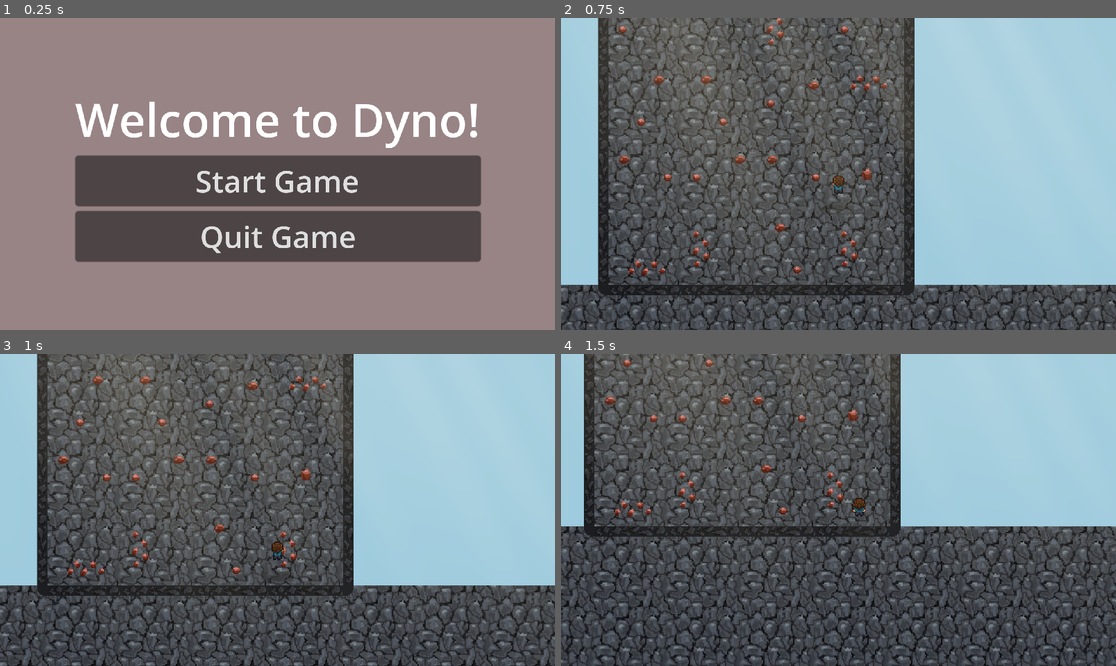
Above: before the commit, frames 1-4 (two rows, left to right).
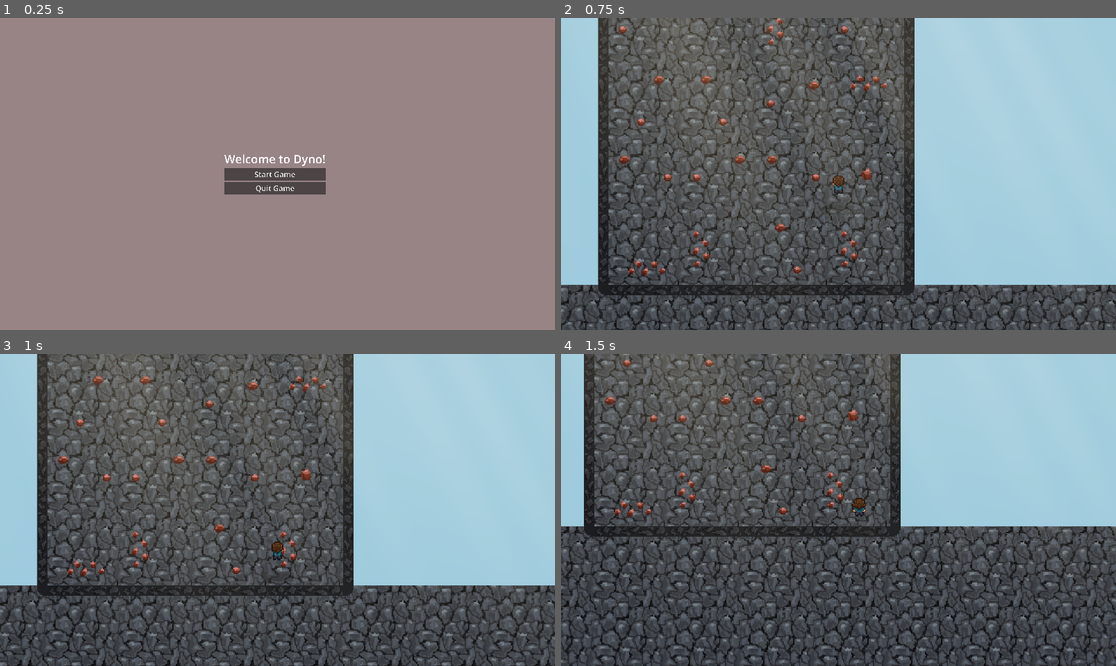
Above: after the commit, the same moments.

Repository: Tylefrost/Dyno
Game: Godot game, scene res://level_1.tscn
Same seed, same stepped clock (60 frames per second), same inputs: the game is played once before the commit and once after it.
Inputs (mouse positions are in pixels of both pictures, inside the frame that each line leads up to):
- Up to frame 1 (0.25 s): no input
- Up to frame 2 (0.75 s): click "Start Game" at 0.5 s
- Up to frame 3 (1 s): no input
- Up to frame 4 (1.5 s): move the mouse to (866, 510) at 1.27 s; hold D (right) from 1.28 s (still down); click (866, 510) at 1.35 s

The runs differ from the first frame. In frame 1, 26% of the frame differs, in the area x 13-87%, y 26-79%; in frame 2, nothing differs; in frame 3, nothing differs; in frame 4, nothing differs.

Commit message:
Update canvas_layer.tscn

Diff:
--- a/canvas_layer.tscn
+++ b/canvas_layer.tscn
@@ -33,8 +33,14 @@
 anchor_top = 0.5
 anchor_right = 0.5
 anchor_bottom = 0.5
-grow_horizontal = 2
-grow_vertical = 2
+offset_left = -175.0
+offset_top = -75.5
+offset_right = 175.0
+offset_bottom = 75.5
+grow_horizontal = 2
+grow_vertical = 2
+scale = Vector2(0.25, 0.25)
+pivot_offset = Vector2(172, 74)
 
 [node name="Label" type="Label" parent="MainMenu/GridContainer"]
 layout_mode = 2
@@ -81,11 +87,13 @@
 anchor_right = 0.5
 anchor_bottom = 0.5
 offset_left = -137.5
-offset_top = -123.5
+offset_top = -130.0
 offset_right = 137.5
-offset_bottom = 123.5
-grow_horizontal = 2
-grow_vertical = 2
+offset_bottom = 117.0
+grow_horizontal = 2
+grow_vertical = 2
+scale = Vector2(0.25, 0.25)
+pivot_offset = Vector2(136, 123)
 
 [node name="Label" type="Label" parent="PauseMenu/GridContainer"]
 layout_mode = 2
@@ -148,6 +156,8 @@
 offset_bottom = 81.0
 grow_horizontal = 2
 grow_vertical = 2
+scale = Vector2(0.25, 0.25)
+pivot_offset = Vector2(151, 123)
 
 [node name="Label" type="Label" parent="DeathScreen/GridContainer"]
 layout_mode = 2
@@ -208,6 +218,8 @@
 offset_bottom = 46.5
 grow_horizontal = 2
 grow_vertical = 2
+scale = Vector2(0.25, 0.25)
+pivot_offset = Vector2(137, 75)
 
 [node name="Label" type="Label" parent="WinScreen/GridContainer"]
 layout_mode = 2
